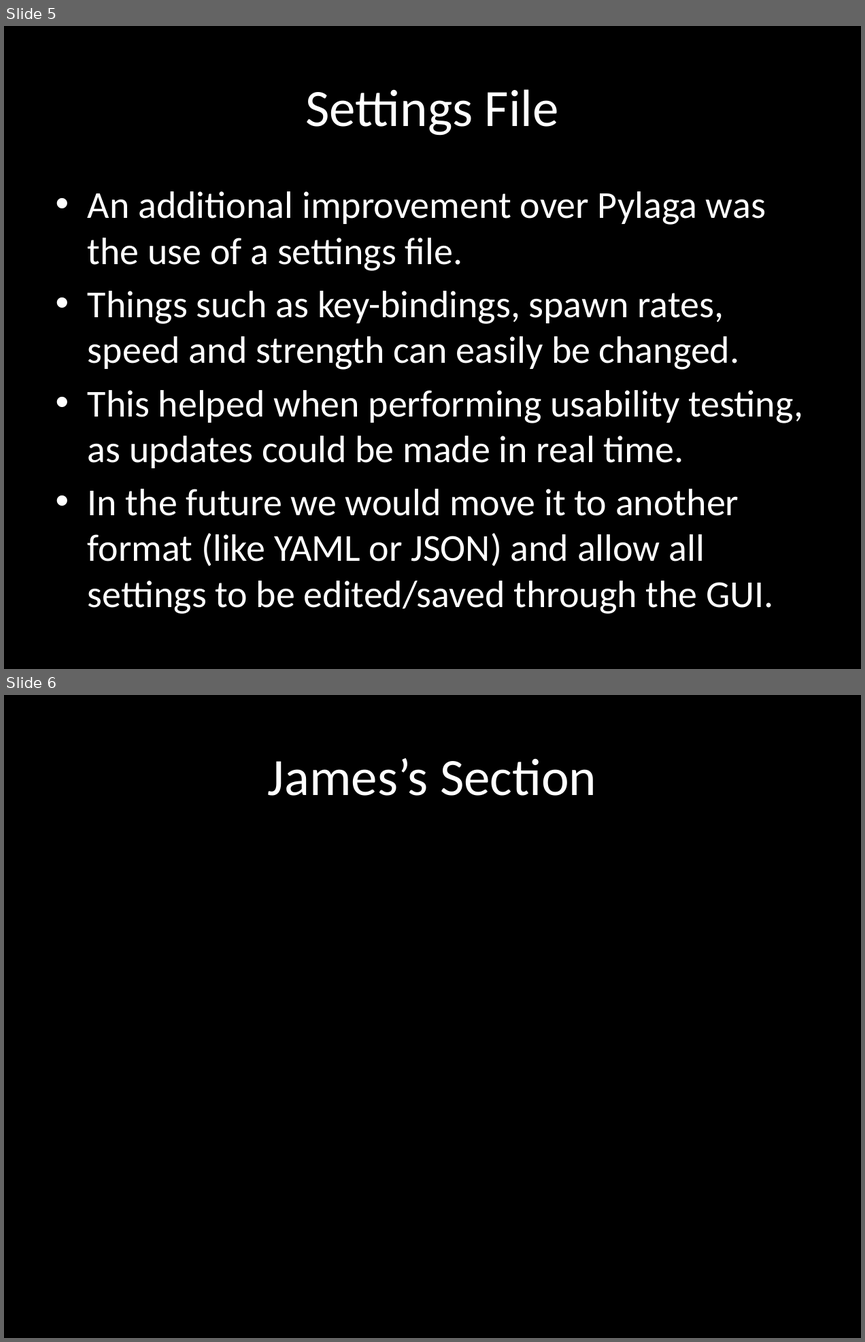
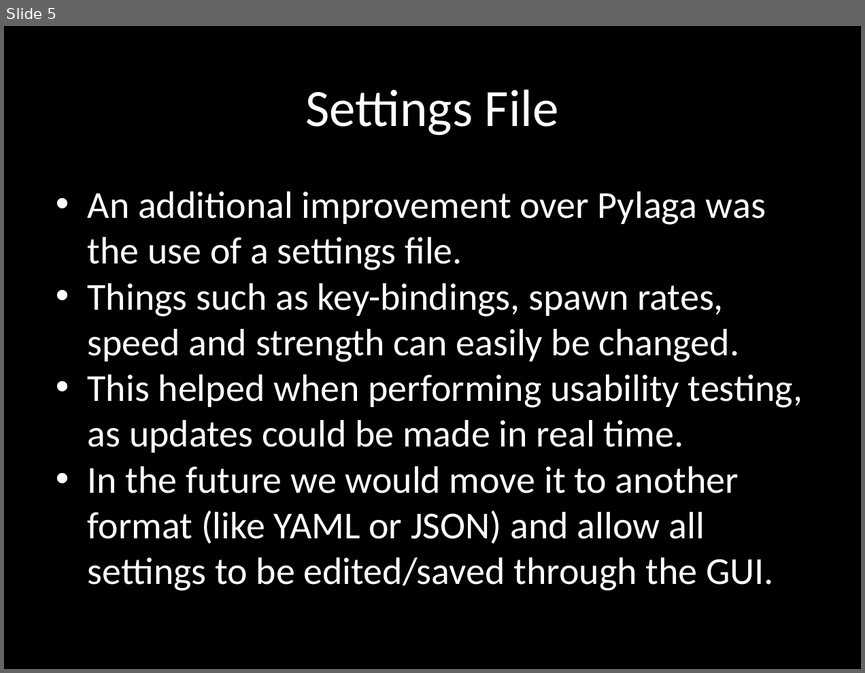
Before and after one commit to terrencepreilly/CPS410, a slide deck: final_presentation/Presentation.pptx. Shown one above the other, each under a label of ours: slides 5 and 6 before the commit, slide 5 after it. The pictures are 865x1342 and 865x673 pixels, drawn with LibreOffice and Linux fonts; fonts in the diff are those of the drawing. Boxes give left, top, right and bottom in pixels: in the first picture for what was removed or moved away, otherwise in the second. Text is boxed around its words. In the diff, an @@ line names an element or a change of style, - is before the commit and + after.

```diff
--- a/final_presentation/Presentation.pptx
+++ b/final_presentation/Presentation.pptx
@@ slide 6 removed at [4,695,861,1338], background #000000 @@
@@ title removed at [268,758,596,796] @@
-James’s Section
@@ slide 5 changed as well @@
@@ text "An additional improvement over Pylaga ..." at [88,191,803,590]: indent changed; less space between paragraphs @@
```
Also in this commit, not shown: 4 other slides changed, 4 slides added, 3 other slides removed.
